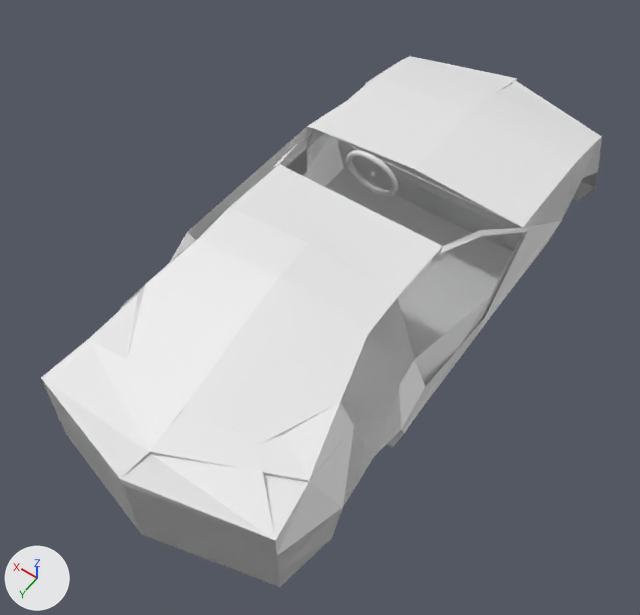
Before and after pictures for a commit that changed the Blender file Wheel.blend.
Before and after are seen from a 50 mm lens placed at (-8.83, 14.7, 17.75), pointed at (-1.1, 3.88, 0.75). The axes (+X, +Y, +Z) are drawn at lower left. The lights are the same throughout.
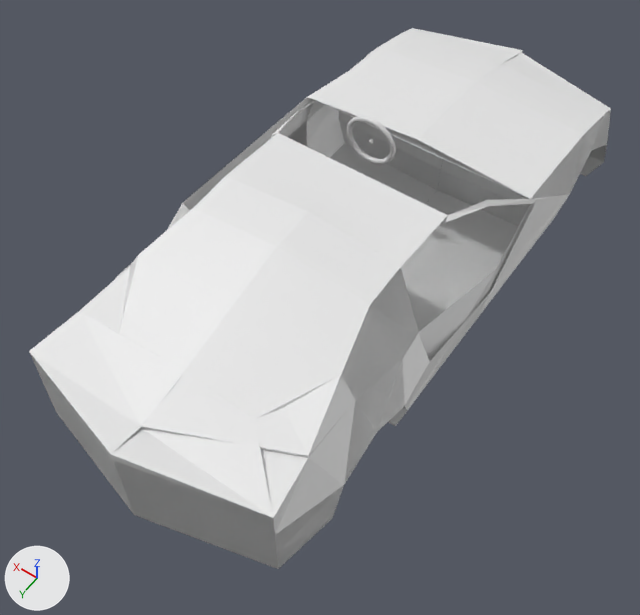
Commit message: Combined Wheel

Pixel boxes (x1, y1, x2, y2) of what changed, in the pictures (640 x 615 px):
'Plane', moved: before (41, 56, 602, 587); after (29, 28, 611, 569)
'Sphere', moved, turned, rescaled: before (346, 150, 398, 196); after (347, 116, 396, 164)

The edits, one by one:
Object 'Sphere' (ob_sphere) moves from (0.01, -0.04, 1.53) to (0.01, 0.13, 2.78).
Object 'Sphere' (ob_sphere) turns from (0, 0, 0) to (10, -1.9, 1.5) degrees about x, y and z.
Object 'Sphere' (ob_sphere) is rescaled from (0.0682, 0.0682, 0.0682) to (0.0607, 0.0607, 0.0607).
Object 'Plane' (ob_plane) moves from (-1.94, 5.71, -6.66) to (-1.94, 5.71, -5.69).
